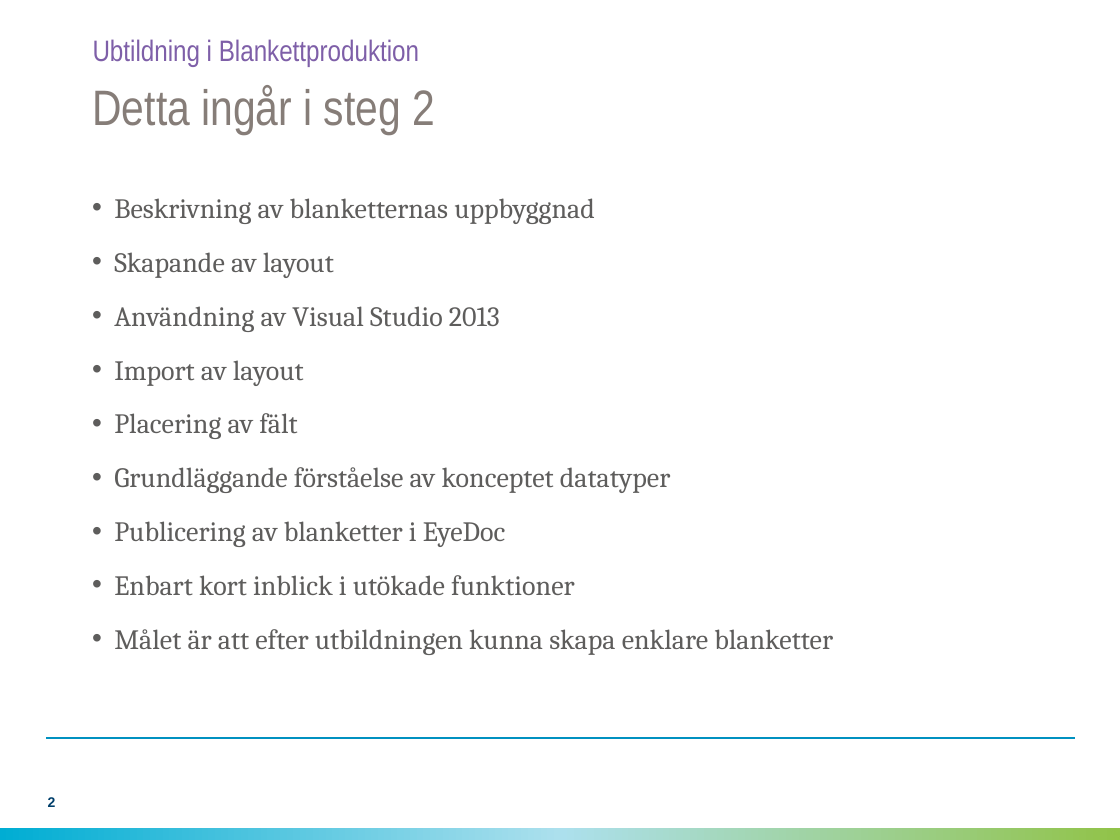
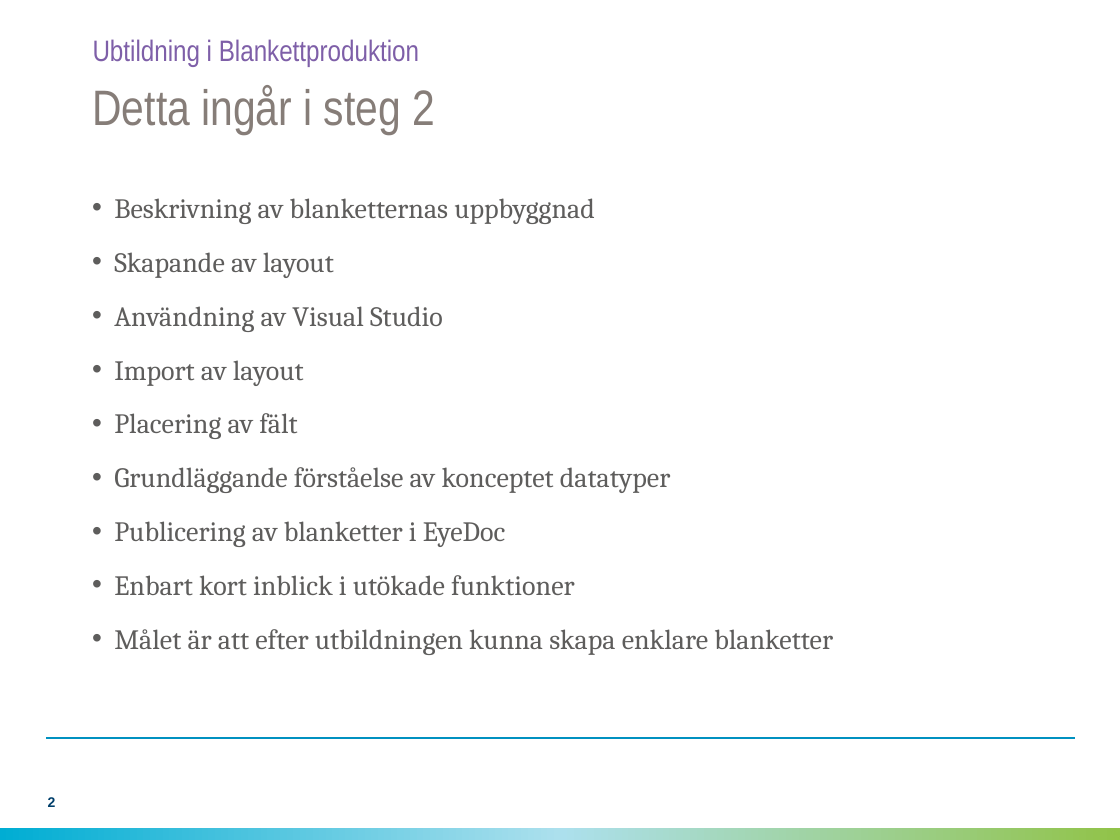
Before and after one commit to EvryEyeDoc/Blankettproduktion, a slide deck: slide 2 of Utbildningsmaterial/Steg 2 - Produktion/Utbildning Blankettproduktion Produktion.pptx. Drawn at 1120x840 pixels with LibreOffice and Linux fonts; fonts in the diff are those of the drawing; background and template pictures are left out. Boxes give left, top, right and bottom in pixels: in the first picture for what was removed or moved away, otherwise in the second. Text is boxed around its words. In the diff, an @@ line names an element or a change of style, - is before the commit and + after.

```diff
--- a/Utbildningsmaterial/Steg 2 - Produktion/Utbildning Blankettproduktion Produktion.pptx
+++ b/Utbildningsmaterial/Steg 2 - Produktion/Utbildning Blankettproduktion Produktion.pptx
@@ text at (114,306,443,332): text changed @@
-• Användning av Visual Studio 2013
+• Användning av Visual Studio
```
Also in this commit, not shown: 3 other files.
